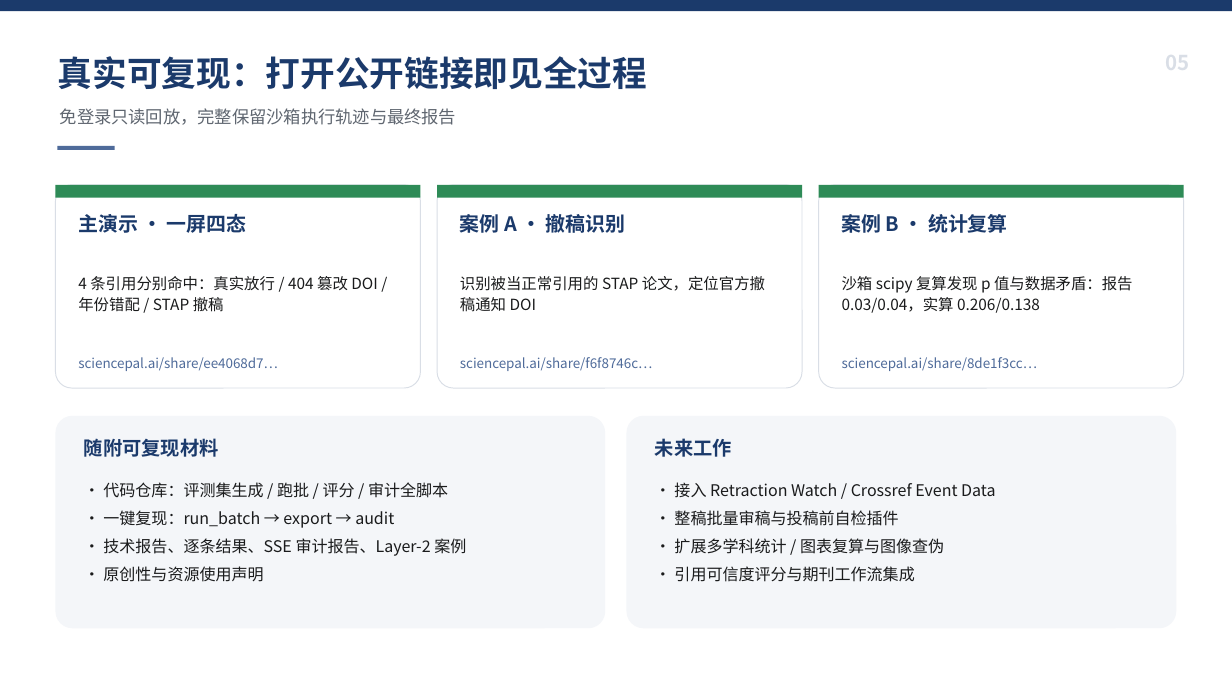
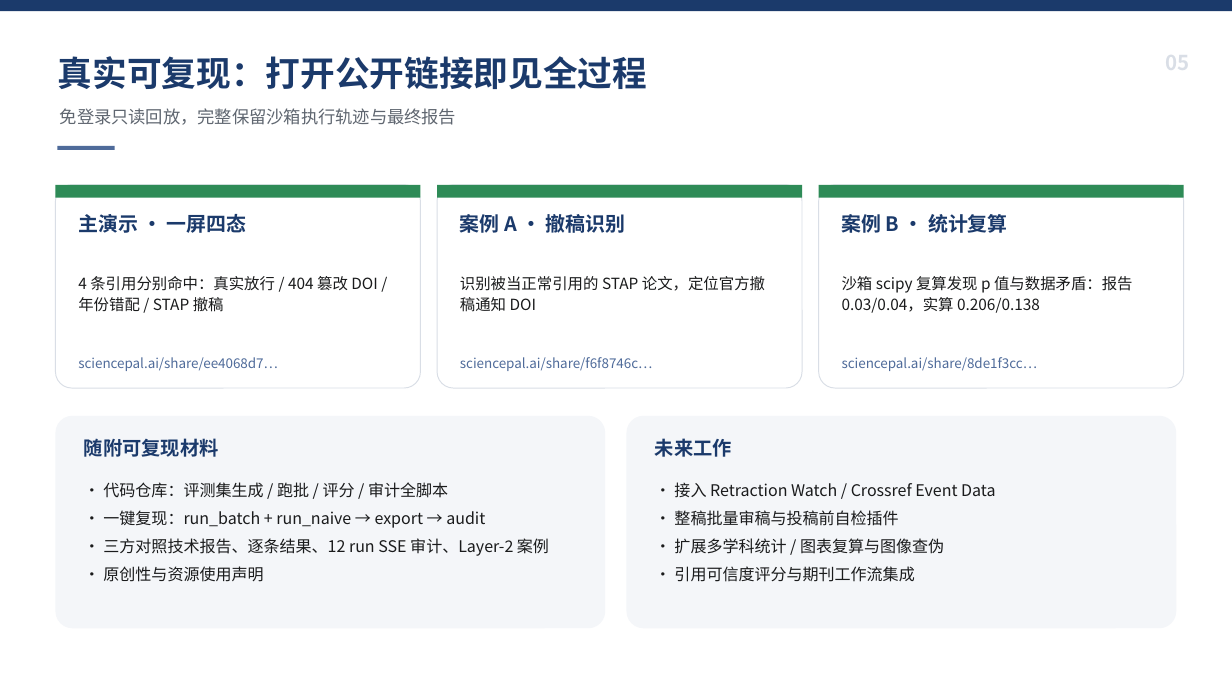
Before and after one commit to medisean/sciencepal-paper-verifier, a slide deck: slide 5 of assets/科研论文核查员.pptx. Drawn at 1232x693 pixels with LibreOffice and Linux fonts; fonts in the diff are those of the drawing. Boxes give left, top, right and bottom in pixels: in the first picture for what was removed or moved away, otherwise in the second. Text is boxed around its words. In the diff, an @@ line names an element or a change of style, - is before the commit and + after.

Commit message:
交付页复现步骤补齐三方(run_batch+run_naive)；同步重生成PPT与3:13视频

```diff
--- a/assets/科研论文核查员.pptx
+++ b/assets/科研论文核查员.pptx
@@ text at [103,510,549,556]: text changed @@
-· 一键复现：run_batch → export → audit
-· 技术报告、逐条结果、SSE 审计报告、Layer-2 案例
+· 一键复现：run_batch + run_naive → export → audit
+· 三方对照技术报告、逐条结果、12 run SSE 审计、Layer-2 案例
```
Also in this commit, not shown: 2 other files.
